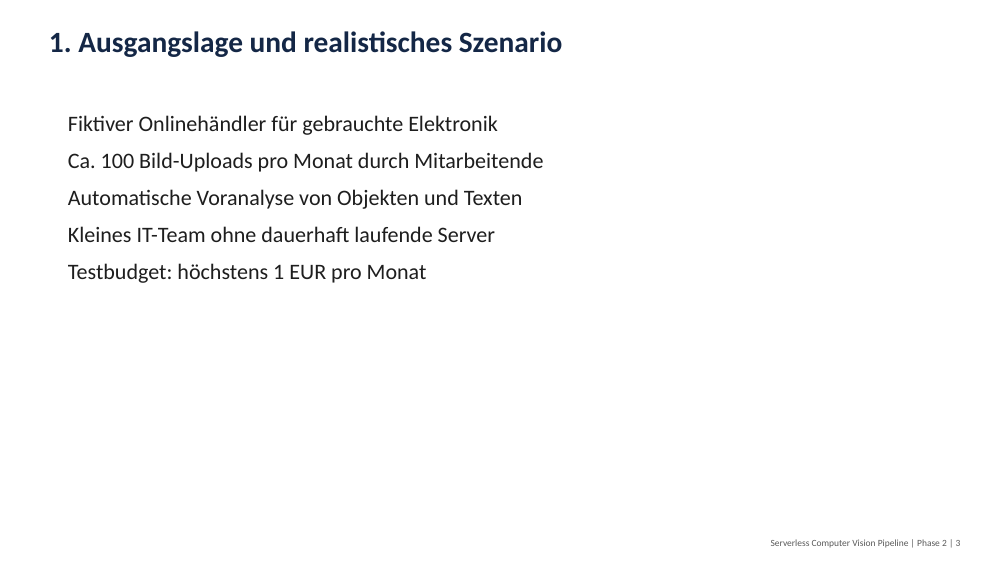
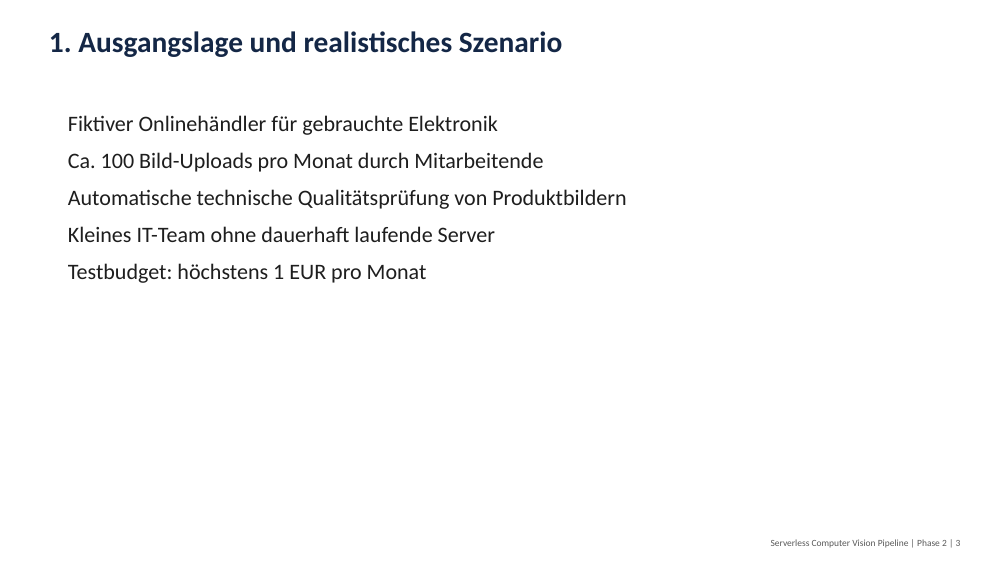
Before and after one commit to matthiasworz-wq/serverless-computer-vision-pipelin, a slide deck: slide 3 of Phase2_Serverless_Computer_Vision_Pipeline.pptx. Drawn at 1008x567 pixels with LibreOffice and Linux fonts; fonts in the diff are those of the drawing. Boxes give left, top, right and bottom in pixels: in the first picture for what was removed or moved away, otherwise in the second. Text is boxed around its words. In the diff, an @@ line names an element or a change of style, - is before the commit and + after.

```diff
--- a/Phase2_Serverless_Computer_Vision_Pipeline.pptx
+++ b/Phase2_Serverless_Computer_Vision_Pipeline.pptx
@@ text at [68,189,626,209]: text changed @@
-Automatische Voranalyse von Objekten und Texten
+Automatische technische Qualitätsprüfung von Produktbildern
```
Also in this commit, not shown: 5 other slides changed, 13 other files.
